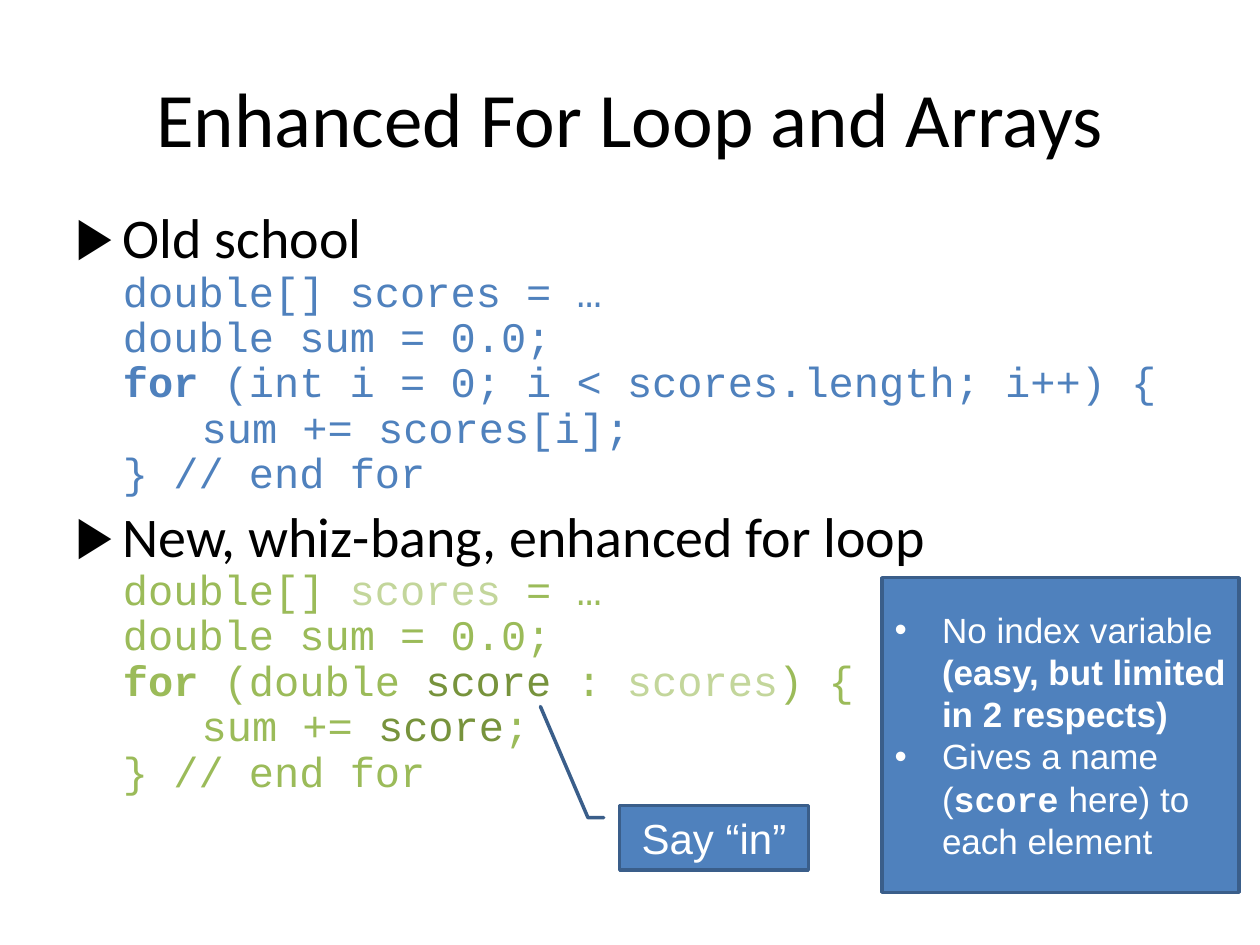
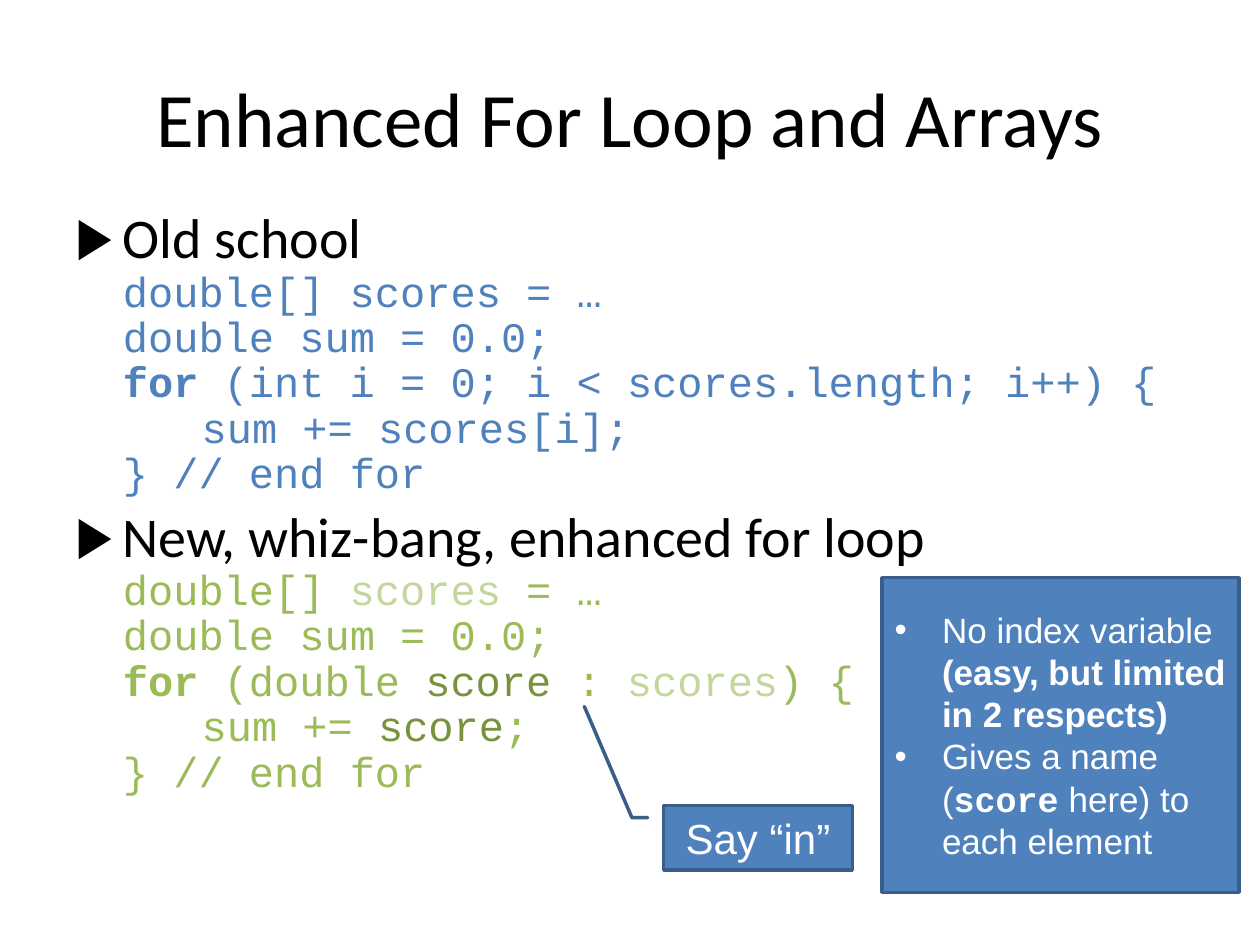
Before and after one commit to RHIT-CSSE/csse220, a slide deck: slide 10 of ClassMaterials/SimpleObjects/Slides/Part1-Help-and-Academic-Integrity.pptx. Drawn at 1260x945 pixels with LibreOffice and Linux fonts; fonts in the diff are those of the drawing. Boxes give left, top, right and bottom in pixels: in the first picture for what was removed or moved away, otherwise in the second. Text is boxed around its words. In the diff, an @@ line names an element or a change of style, - is before the commit and + after.

```diff
--- a/ClassMaterials/SimpleObjects/Slides/Part1-Help-and-Academic-Integrity.pptx
+++ b/ClassMaterials/SimpleObjects/Slides/Part1-Help-and-Academic-Integrity.pptx
@@ 1 text, 1 rectangle, 1 freeform shape: place and size @@
-1 text, 1 rectangle, 1 freeform shape at [541, 707, 809, 869]
+1 text, 1 rectangle, 1 freeform shape at [585, 707, 853, 869]
```
Also in this commit, not shown: 2 other slides changed, 4 other files.
